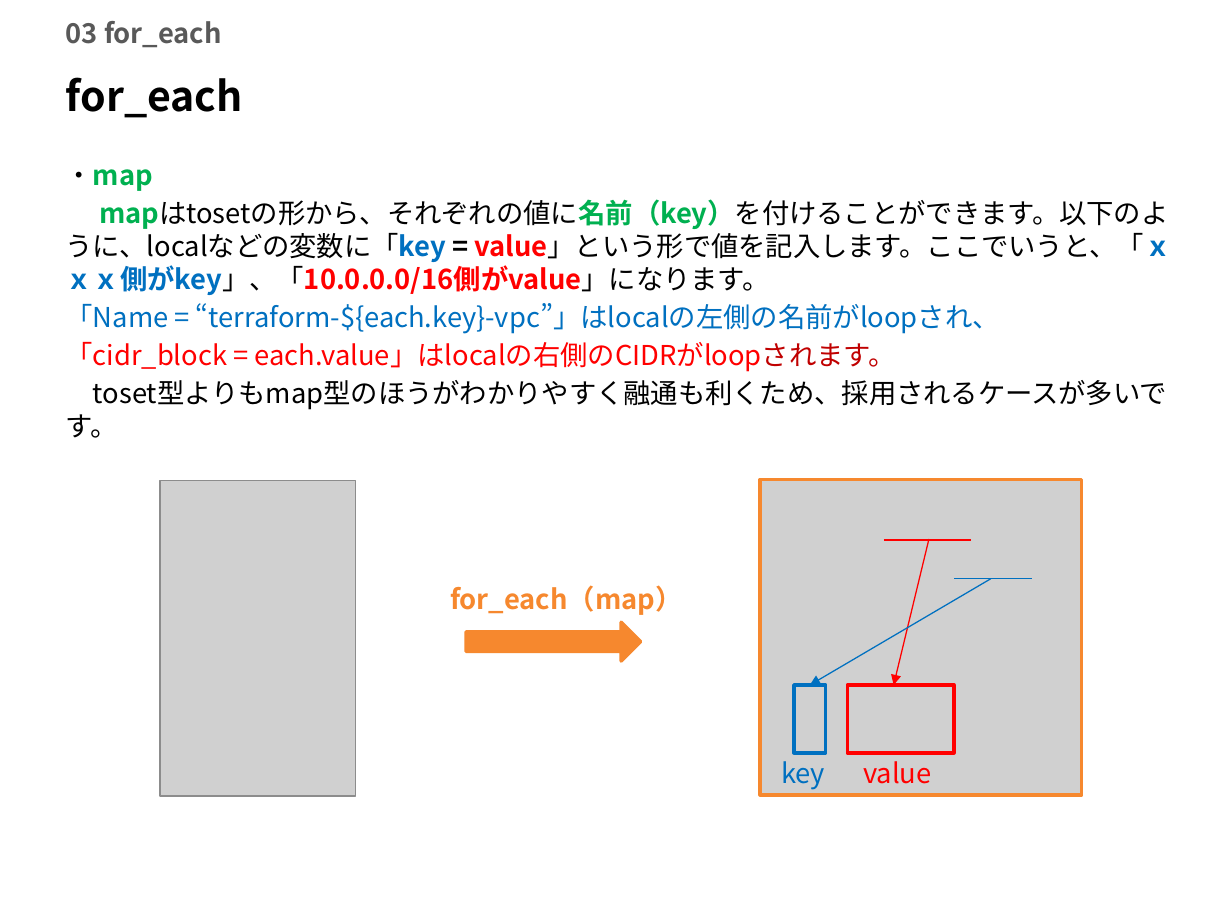
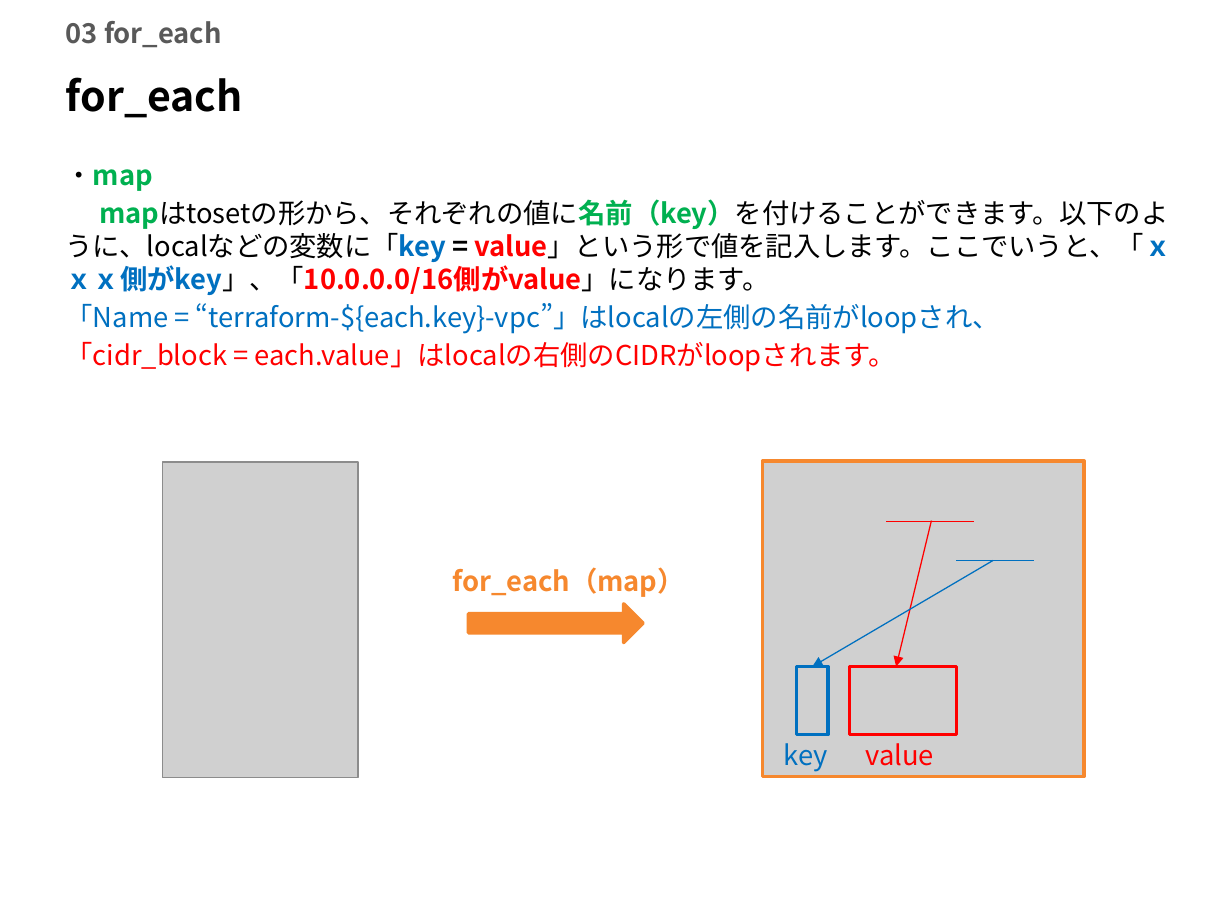
Before and after one commit to naseblab/github-school, a slide deck: slide 7 of 教材/13章_Terraform応用.pptx. Drawn at 1232x924 pixels with LibreOffice and Linux fonts; fonts in the diff are those of the drawing; grey boxes stand for pictures; background and template pictures are left out. Boxes give left, top, right and bottom in pixels: in the first picture for what was removed or moved away, otherwise in the second. Text is boxed around its words. In the diff, an @@ line names an element or a change of style, - is before the commit and + after.

```diff
--- a/教材/13章_Terraform応用.pptx
+++ b/教材/13章_Terraform応用.pptx
@@ text at (x1=66, y1=342, x2=896, y2=372): text colour #C00000 to #FF0000 in "each.value」はlocalの右側のCIDRがloopされます。" @@
@@ text at (x1=66, y1=380, x2=1167, y2=438): paragraph removed @@
-toset型よりもmap型のほうがわかりやすく融通も利くため、採用されるケースが多いです。
@@ 2 pictures, 2 texts, 2 rectangles, 2 arrows moved together from (x1=160, y1=479, x2=1082, y2=796) to (x1=163, y1=461, x2=1084, y2=777) @@
@@ 2 lines, 1 text, 1 right arrow, 1 rectangle moved together from (x1=466, y1=540, x2=1031, y2=790) to (x1=468, y1=521, x2=1034, y2=772) @@
```
Also in this commit, not shown: 1 other slide changed, 8 other files.
